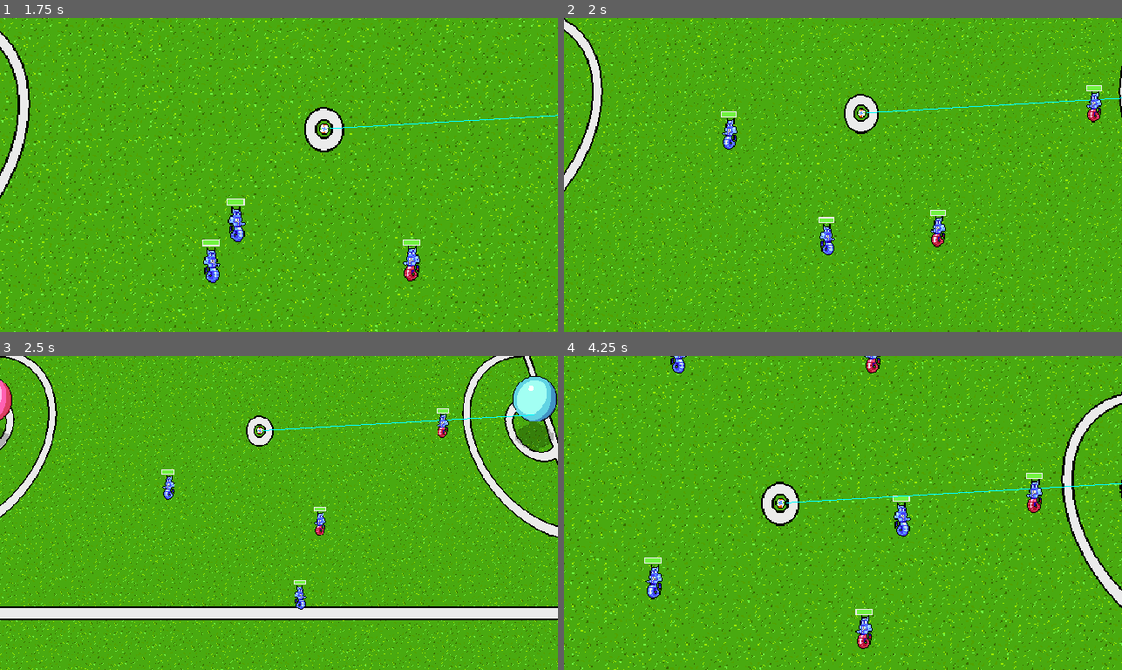
Above: before the commit, frames 1-4 (two rows, left to right).
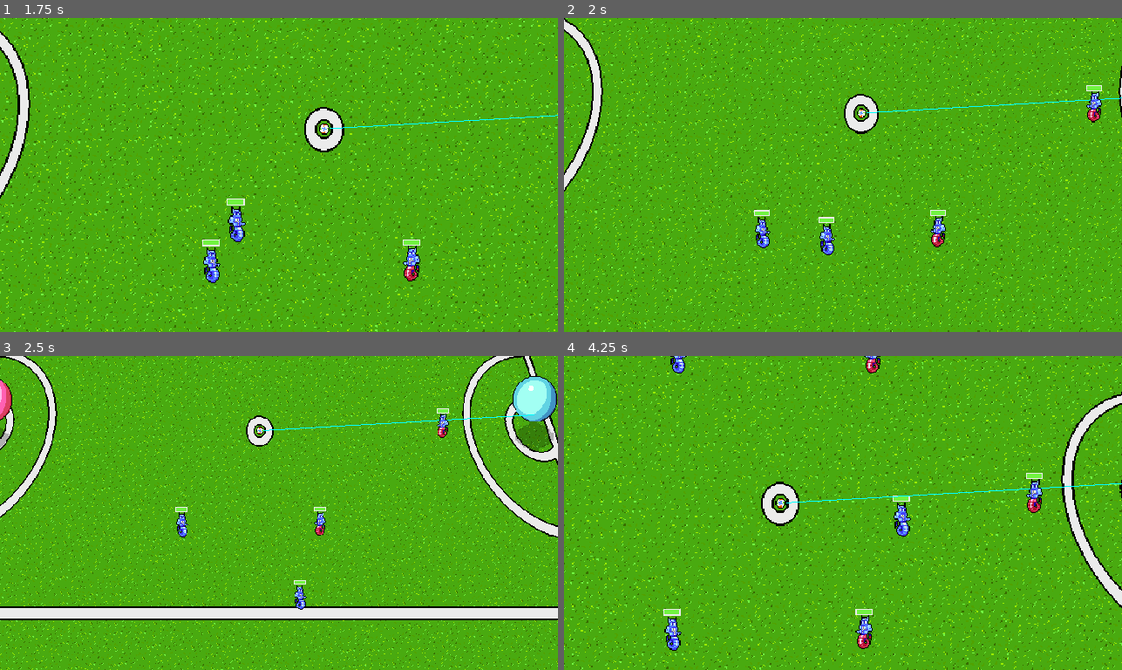
Above: after the commit, the same moments.

Repository: gamkedo-la/Elementaball
Game: Godot game, scene res://Node2D.tscn
Same seed, same stepped clock (60 frames per second), same inputs: the game is played once before the commit and once after it.
Inputs:
- Up to frame 1 (1.75 s): hold Right (ui_right) 0.53-1.28 s; hold Down (ui_down) from 1.28 s (still down)
- Up to frame 2 (2 s): keep holding Down (ui_down)
- Up to frame 3 (2.5 s): release Down (ui_down) at 2.03 s; hold Right (ui_right) from 2.03 s (still down)
- Up to frame 4 (4.25 s): release Right (ui_right) at 2.78 s; hold Up (ui_up) 2.78-3.53 s; hold Left (ui_left) from 3.53 s (still down)

Frame 1 is identical in both runs. In frame 2, 0.5% of the frame differs, in the area x 28-38%, y 29-74%; in frame 3, 0.3%; in frame 4, 0.6%, in the area x 14-22%, y 64-94%.
Error after the commit: Invalid get index 'global_position' (on base: 'Nil'). (res://Players/Player.gd:149)

Commit message:
Failed attempt to fix overshooting bug (but closer?)

Diff:
--- a/Players/AIPlayer.gd
+++ b/Players/AIPlayer.gd
@@ -146,18 +146,25 @@
 func _move_to_target(targetType):
 	var distance2Target = destination.distance_to(Vector2.ZERO);
 	var ballPosition = to_local(ball.global_position)
-	if(destination != ballPosition and distance2Target > 30):
-		move_and_slide(velocity);
+	var tackleTarget = to_local(ball.playerInPossession.global_position)
+	if(destination == tackleTarget and distance2Target > 30):
+		check_and_slide(distance2Target)
 	elif(destination == ballPosition  and distance2Target > 50):
-		move_and_slide(velocity);
+		check_and_slide(distance2Target)
 	elif (targetType == "intercept" and destination != to_local(ball.global_position)):
 		destination = ballPosition
 	elif (destination == ballPosition and ball.kicking == false and stealCooldown == false and tacklingInProgress == false):
 		_try_steal();
 	elif distance2Target > 30:
+		check_and_slide(distance2Target)
+	else: velocity = Vector2.ZERO
+
+
+func check_and_slide(distance2Target, delta = get_physics_process_delta_time()):
+	if distance2Target >= velocity.length() * delta:
 		move_and_slide(velocity)
-	else: velocity = Vector2.ZERO
-
+	else:
+		move_and_slide(position.direction_to(destination) * distance2Target * 1/delta)
 
 func _try_steal():
 	tacklerIsSelf = true
